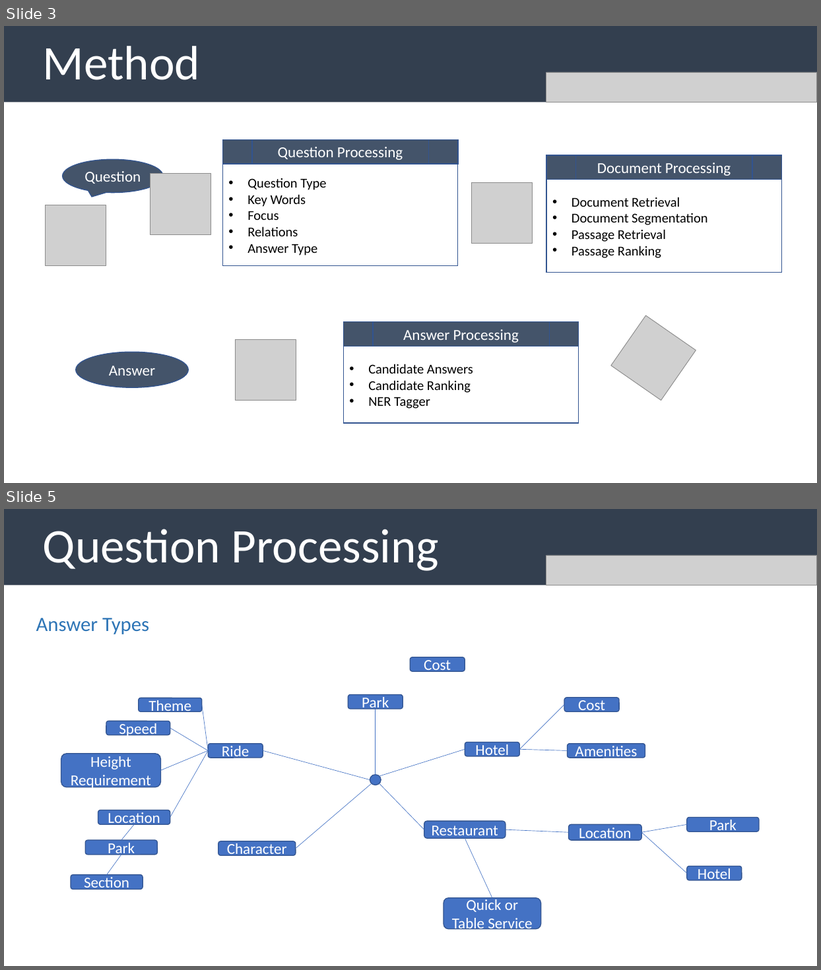
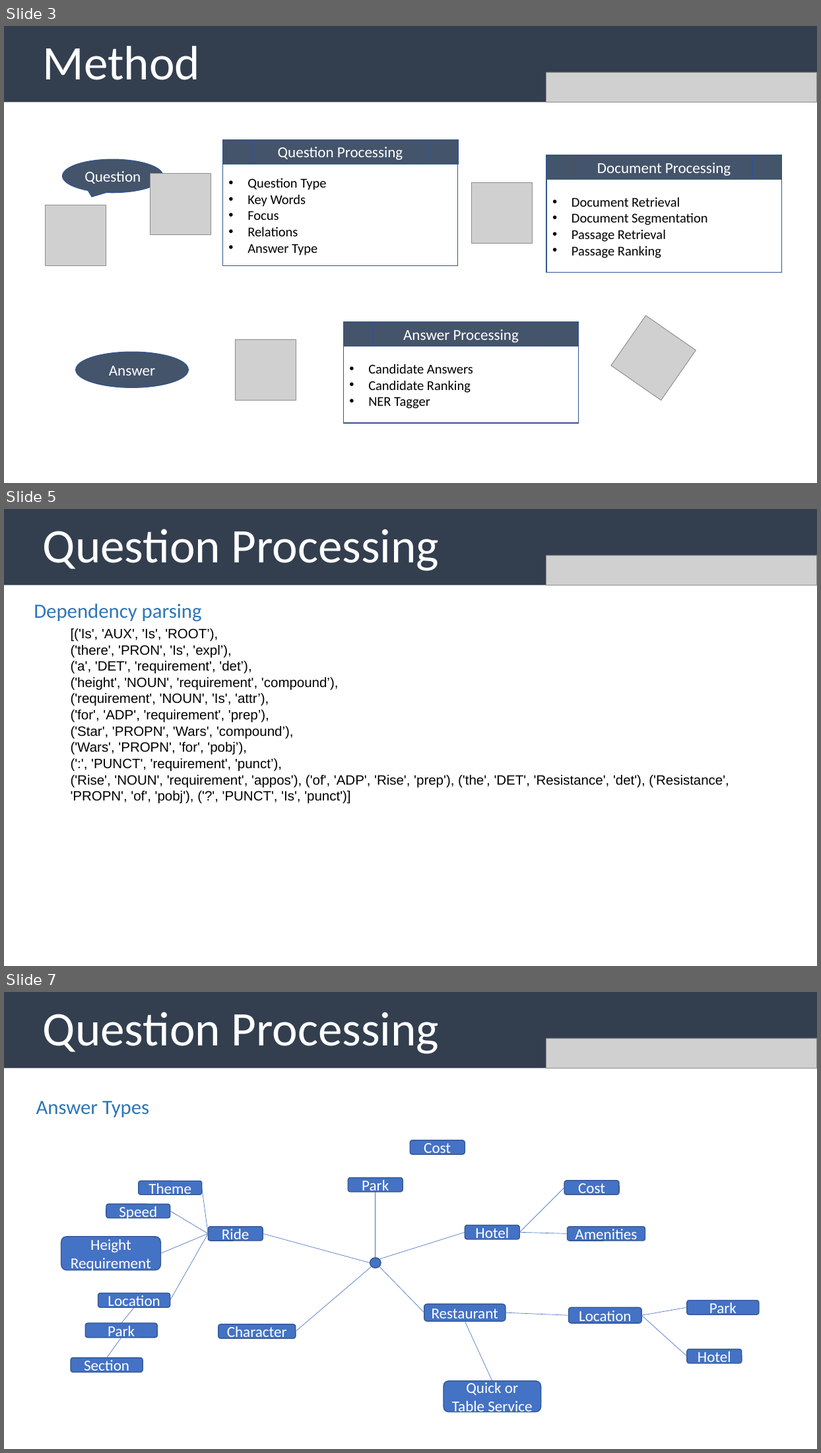
Before and after one commit to uabinf/nlp-group-project-fall-2020-disneyqanda, a slide deck: disneyqanda.pptx. Shown one above the other, each under a label of ours: slides 3 and 5 before the commit, slides 3, 5 and 7 after it; the slides between them are not shown. The pictures are 821x970 and 821x1453 pixels, drawn with LibreOffice and Linux fonts; fonts in the diff are those of the drawing; grey boxes stand for pictures. Boxes give left, top, right and bottom in pixels: in the first picture for what was removed or moved away, otherwise in the second. Text is boxed around its words. In the diff, an @@ line names an element or a change of style, - is before the commit and + after.

```diff
--- a/disneyqanda.pptx
+++ b/disneyqanda.pptx
@@ slide 5 added at (4, 509, 817, 966), background #FFFFFF @@
@@ rectangle added at (4, 509, 817, 586), fill #333F50, 57 pt, text #FFFFFF @@
+Question Processing
@@ picture added at (547, 555, 817, 586) @@
@@ text added at (34, 603, 202, 622), 24 pt, text #2E75B6 @@
+Dependency parsing
@@ text added at (71, 628, 729, 804), 16 pt, text #000000 @@
+[('Is', 'AUX', 'Is', 'ROOT’),
+('there', 'PRON', 'Is', 'expl’),
+('a', 'DET', 'requirement', 'det’),
+('height', 'NOUN', 'requirement', 'compound’),
+('requirement', 'NOUN', 'Is', 'attr’),
+('for', 'ADP', 'requirement', 'prep’),
+('Star', 'PROPN', 'Wars', 'compound’),
+('Wars', 'PROPN', 'for', 'pobj’),
+(':', 'PUNCT', 'requirement', 'punct’),
+('Rise', 'NOUN', 'requirement', 'appos'), ('of', 'ADP', 'Rise', 'prep'), ('the', 'DET', 'Resistance', 'det'), ('Resistance', 'PROPN', 'of', 'pobj'), ('?', 'PUNCT', 'Is', 'punct')]
@@ what was slide 5 is now slide 7 @@
```
Also in this commit, not shown: 1 slide changed, 1 other slide added, 5 other files.
